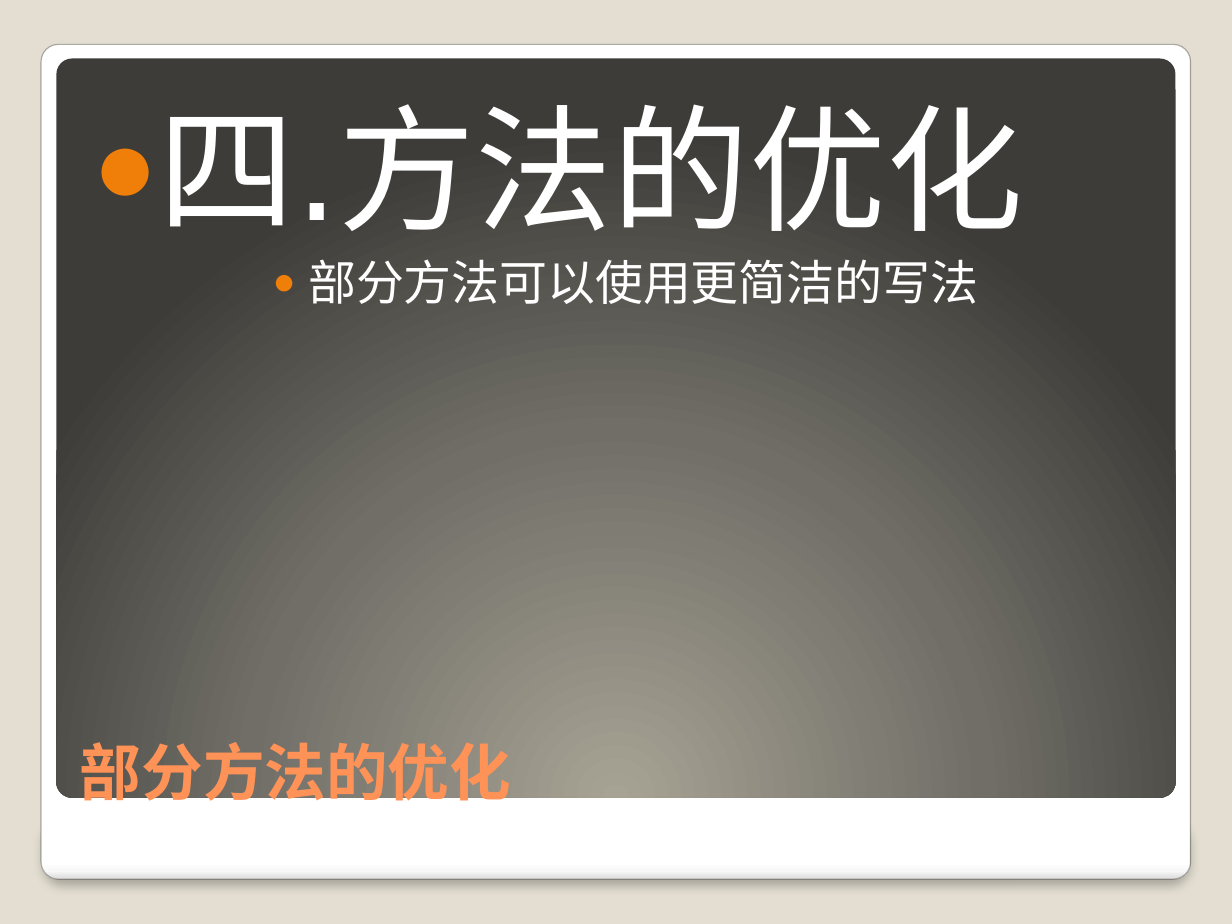
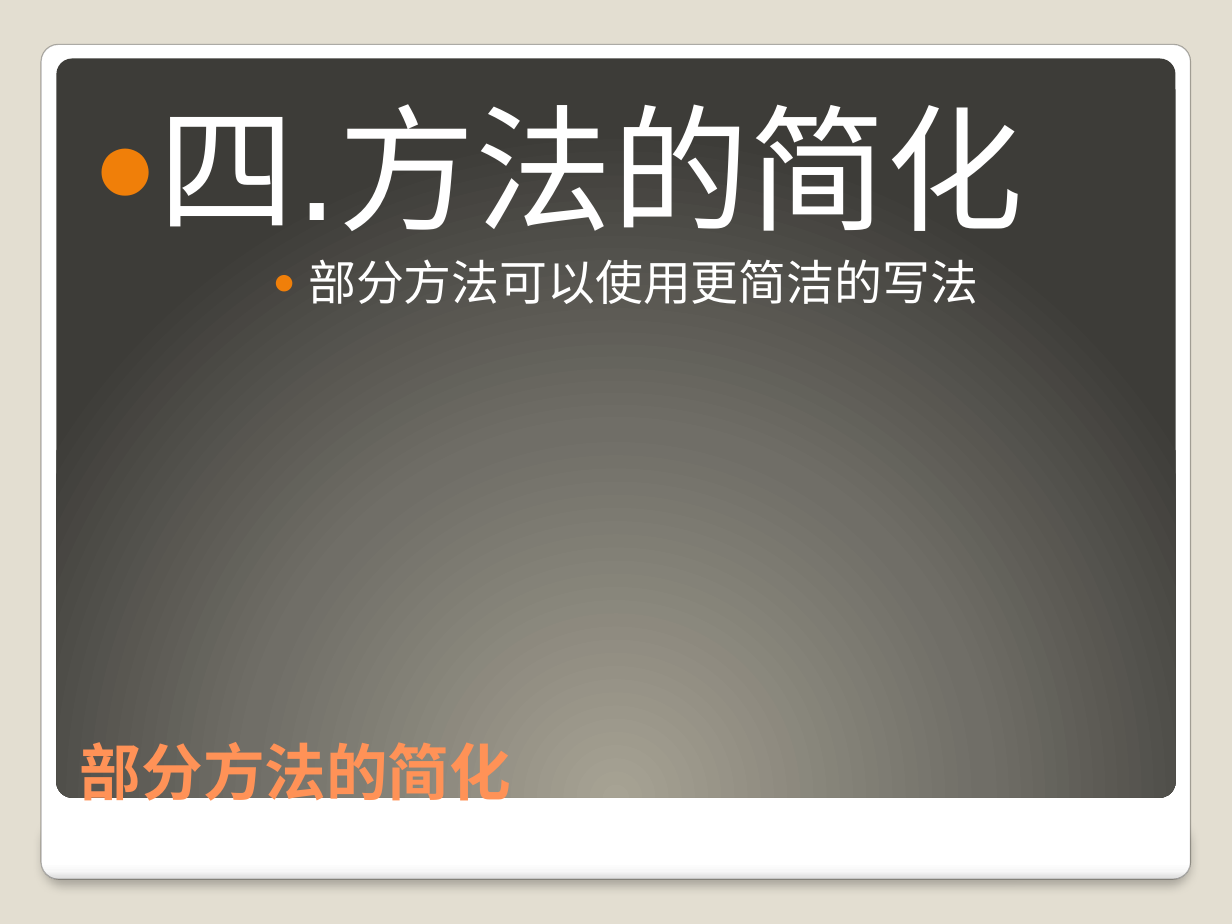
Before and after one commit to 2419931696/learngit, a slide deck: slide 22 of WebServer.pptx (slide 20 before the commit). Drawn at 1232x924 pixels with LibreOffice and Linux fonts; fonts in the diff are those of the drawing. Boxes give left, top, right and bottom in pixels: in the first picture for what was removed or moved away, otherwise in the second. Text is boxed around its words. In the diff, an @@ line names an element or a change of style, - is before the commit and + after.

```diff
--- a/WebServer.pptx
+++ b/WebServer.pptx
@@ text at (x1=158, y1=104, x2=1023, y2=231): text changed @@
-● 四.方法的优化
+● 四.方法的简化
@@ title at (x1=80, y1=732, x2=511, y2=811): text changed @@
-部分方法的优化
+部分方法的简化
```
Also in this commit, not shown: 13 other slides changed.
